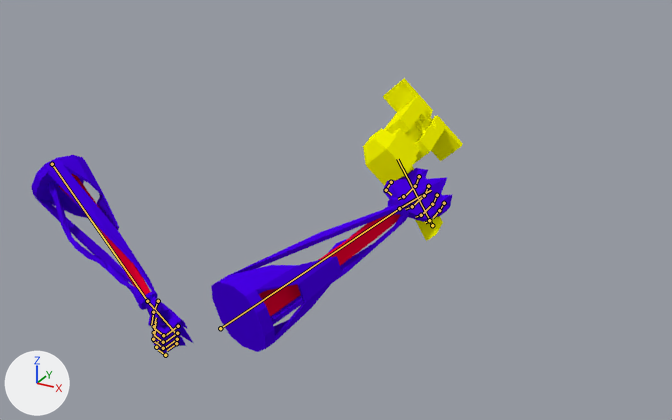
Two versions of the Blender file Badass_Upgrade/DESIGN/Player/Gun/Armature/Completo.blend, one commit apart.
One viewpoint serves both versions: a camera (50 mm lens) standing at (5.26, -9.68, 5.18) and looking at (0.15, -0.39, 0.54). Every picture has the same lights, and +X, +Y and +Z are marked at lower left. Both versions are drawn at frame 217 of the action 'Armature.001Action.001'; the numbers are the values there. The bones that bend it are drawn over the model as lines.

Names of what the first picture shows: 'Cube.005', 'Gun', 'RArm'.
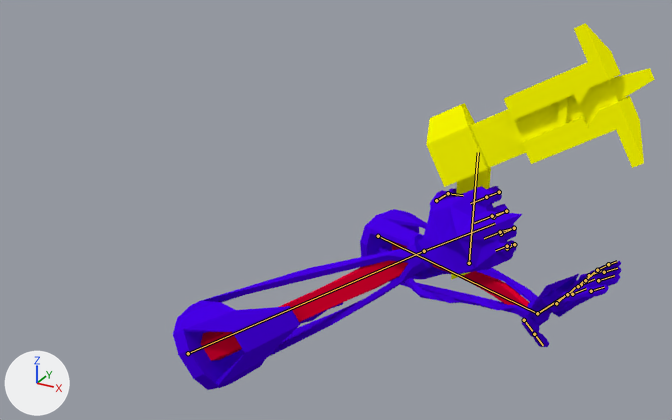
Where the change shows, as pixel boxes (x1, y1, x2, y2) in the pictures (672 x 420 px):
'RArm', posed (45% wider, 11% taller)
    before: (211, 168, 452, 352)
    after: (173, 186, 522, 390)
'Gun', posed (128% wider, 57% taller)
    before: (363, 78, 463, 241)
    after: (426, 23, 655, 280)
'Cube.005', posed (61% wider, 31% shorter)
    before: (31, 155, 193, 354)
    after: (360, 209, 622, 347)
bone 'Bone', root to tip
    before: (220, 328) to (399, 208)
    after: (188, 353) to (424, 251)
bone 'Bone.001', root to tip
    before: (399, 208) to (431, 190)
    after: (424, 251) to (495, 223)
bone 'Bone', root to tip
    before: (432, 225) to (397, 159)
    after: (469, 263) to (478, 152)
bone 'Bone', root to tip
    before: (52, 164) to (147, 301)
    after: (378, 236) to (537, 313)
bone 'Bone.001', root to tip
    before: (147, 301) to (175, 333)
    after: (537, 313) to (569, 293)
bone 'Bone.003', root to tip
    before: (153, 312) to (151, 325)
    after: (534, 334) to (543, 345)
bone 'Bone.004', root to tip
    before: (178, 326) to (165, 335)
    after: (556, 303) to (567, 293)
bone 'Bone.005', root to tip
    before: (163, 335) to (154, 328)
    after: (572, 294) to (586, 288)
bone 'Bone.006', root to tip
    before: (154, 326) to (156, 317)
    after: (591, 291) to (604, 287)
bone 'Bone.007', root to tip
    before: (177, 333) to (165, 342)
    after: (567, 294) to (578, 284)
bone 'Bone.008', root to tip
    before: (163, 342) to (153, 334)
    after: (581, 284) to (594, 279)
bone 'Bone.009', root to tip
    before: (154, 332) to (156, 321)
    after: (598, 280) to (614, 275)
bone 'Bone.010', root to tip
    before: (177, 339) to (164, 348)
    after: (578, 286) to (589, 276)
bone 'Bone.011', root to tip
    before: (163, 348) to (153, 340)
    after: (589, 275) to (602, 270)
bone 'Bone.012', root to tip
    before: (153, 339) to (155, 329)
    after: (604, 272) to (617, 268)
bone 'Bone.013', root to tip
    before: (176, 343) to (167, 350)
    after: (585, 280) to (594, 272)
bone 'Bone.014', root to tip
    before: (165, 355) to (158, 350)
    after: (597, 270) to (606, 265)
bone 'Bone.015', root to tip
    before: (156, 347) to (158, 341)
    after: (608, 264) to (617, 261)

The edits, one by one:
Bone 'Bone' (bone_bone) moves from (0.0, 0.0, 1.006) to (0.0, 0.0, 1.573).
Bone 'Bone' (bone_bone) turns from (-71, 7, 15) to (-9, 3, 33) degrees about its own x, y and z.
Bone 'Bone.001' (bone_bone_001) turns from (1, -44, -7) to (-3, -13, -5) degrees about its own x, y and z.
Bone 'Bone' (bone_bone_) moves from (-3.621, -1.285, -2.096) to (-2.762, 0.492, 0.872).
Bone 'Bone' (bone_bone_) turns from (-92, 73, -21) to (-13, 13, 28) degrees about its own x, y and z.
Bone 'Bone' (bone_bone__) moves from (0.0, -1.817, 0.016) to (-0.002, 0.158, -0.056).
Bone 'Bone' (bone_bone__) turns from (14, -1, -31) to (26, 0, 5) degrees about its own x, y and z.
Bone 'Bone.001' (bone_bone_001_) turns from (-7, 20, 2) to (-65, 93, -22) degrees about its own x, y and z.
Bone 'Bone.003' (bone_bone_003) turns from (13, 28, 48) to (-10, 66, -9) degrees about its own x, y and z.
Bone 'Bone.004' (bone_bone_004) moves from (0.0, 0.0, 0.0) to (0.002, 0.004, 0.018).
Bone 'Bone.004' (bone_bone_004) turns from (90, 0, 0) to (-3, 12, -3) degrees about its own x, y and z.
Bone 'Bone.005' (bone_bone_005) moves from (0.0, -0.004, 0.005) to (0.001, 0.003, 0.013).
Bone 'Bone.005' (bone_bone_005) turns from (83, 0, 0) to (16, 7, -5) degrees about its own x, y and z.
Bone 'Bone.006' (bone_bone_006) moves from (0.0, -0.004, 0.007) to (0.0, 0.003, 0.013).
Bone 'Bone.006' (bone_bone_006) turns from (57, 0, 0) to (6, 3, -5) degrees about its own x, y and z.
Bone 'Bone.007' (bone_bone_007) moves from (0.0, -0.001, 0.001) to (0.001, 0.001, 0.005).
Bone 'Bone.007' (bone_bone_007) turns from (90, 0, 0) to (-3, 12, -3) degrees about its own x, y and z.
Bone 'Bone.008' (bone_bone_008) moves from (0.0, -0.005, 0.005) to (0.0, -0.003, 0.006).
Bone 'Bone.008' (bone_bone_008) turns from (83, 0, 0) to (16, 7, -5) degrees about its own x, y and z.
Bone 'Bone.009' (bone_bone_009) moves from (0.0, -0.005, 0.01) to (0.0, -0.002, 0.01).
Bone 'Bone.009' (bone_bone_009) turns from (57, 0, 0) to (6, 3, -5) degrees about its own x, y and z.
Bone 'Bone.010' (bone_bone_010) moves from (0.0, 0.0, 0.0) to (-0.001, -0.002, -0.007).
Bone 'Bone.010' (bone_bone_010) turns from (90, 0, 0) to (-3, 12, -3) degrees about its own x, y and z.
Bone 'Bone.011' (bone_bone_011) moves from (0.0, -0.004, 0.005) to (-0.001, -0.008, -0.001).
Bone 'Bone.011' (bone_bone_011) turns from (83, 0, 0) to (16, 6, -1) degrees about its own x, y and z.
Bone 'Bone.012' (bone_bone_012) moves from (0.0, -0.005, 0.009) to (0.0, -0.008, 0.007).
Bone 'Bone.012' (bone_bone_012) turns from (57, 0, 0) to (6, 3, -5) degrees about its own x, y and z.
Bone 'Bone.013' (bone_bone_013) moves from (0.0, 0.001, 0.001) to (0.002, -0.004, 0.016).
Bone 'Bone.013' (bone_bone_013) turns from (-90, 0, 0) to (3, 12, 3) degrees about its own x, y and z.
Bone 'Bone.014' (bone_bone_014) moves from (0.0, 0.013, -0.015) to (0.0, 0.012, 0.002).
Bone 'Bone.014' (bone_bone_014) turns from (83, 0, 0) to (12, 8, -2) degrees about its own x, y and z.
Bone 'Bone.015' (bone_bone_015) moves from (0.0, 0.01, 0.005) to (0.0, 0.003, 0.001).
Bone 'Bone.015' (bone_bone_015) turns from (57, 0, 0) to (6, -1, -4) degrees about its own x, y and z.
